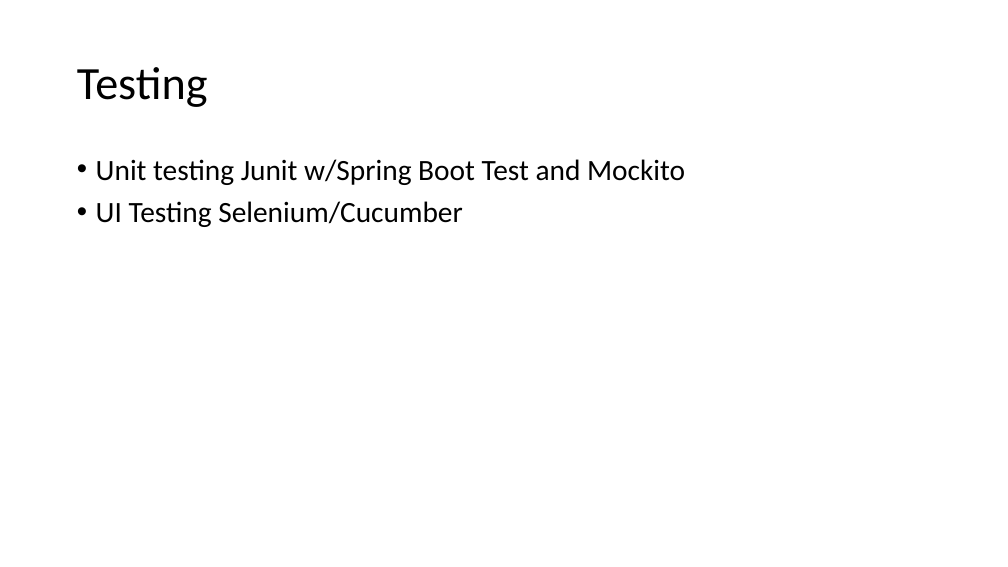
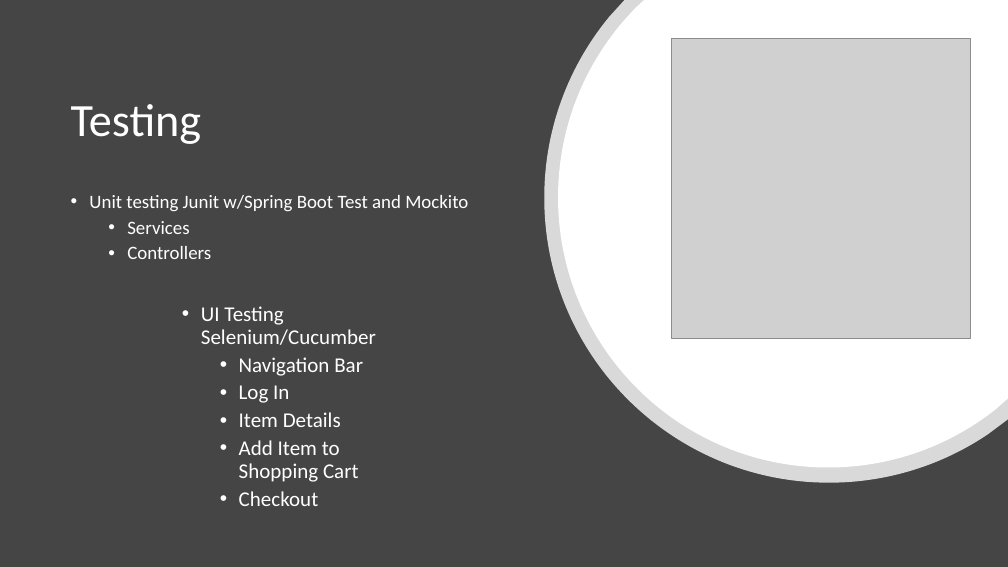
Before and after one commit to dfelleman811/project2, a slide deck: slide 9 of documents/Presentation - Outline.pptx. Drawn at 1008x567 pixels with LibreOffice and Linux fonts; fonts in the diff are those of the drawing; grey boxes stand for pictures. Boxes give left, top, right and bottom in pixels: in the first picture for what was removed or moved away, otherwise in the second. Text is boxed around its words. In the diff, an @@ line names an element or a change of style, - is before the commit and + after.

```diff
--- a/documents/Presentation - Outline.pptx
+++ b/documents/Presentation - Outline.pptx
@@ background #FFFFFF to #454545 @@
@@ freeform shape added at [544,0,1008,483], fill #FFFFFF at 80% opacity @@
@@ freeform shape added at [558,0,1008,467], fill #FFFFFF @@
@@ picture added at [671,39,971,338] @@
@@ title "Testing": place and size @@
-title "Testing" at [77,67,208,107]
+title "Testing" at [71,104,202,144]
@@ title "Testing" at [71,104,202,144]: text colour #000000 to #FFFFFF @@
@@ text "Unit testing Junit w/Spring Boot ...": place and size @@
-text "Unit testing Junit w/Spring Boot ..." at [96,159,685,227]
+text "Unit testing Junit w/Spring Boot ..." at [89,195,468,259]
@@ text at [89,195,468,211]: size 28 to 18 pt, text colour #000000 to #FFFFFF in "Unit testing Junit w/Spring Boot Test and ..." @@
@@ text at [127,221,211,259]: text changed; size 28 to 18 pt; text colour #000000 to #FFFFFF @@
-• UI Testing Selenium/Cucumber
+  • Services
+  • Controllers
@@ text added at [201,306,376,506], 20 pt, text #FFFFFF @@
+• UI Testing Selenium/Cucumber
+  • Navigation Bar
+  • Log In
+  • Item Details
+  • Add Item to Shopping Cart
+  • Checkout
```
Also in this commit, not shown: 2 other slides changed, 7 slides added, 6 slides removed, 3 other files.
